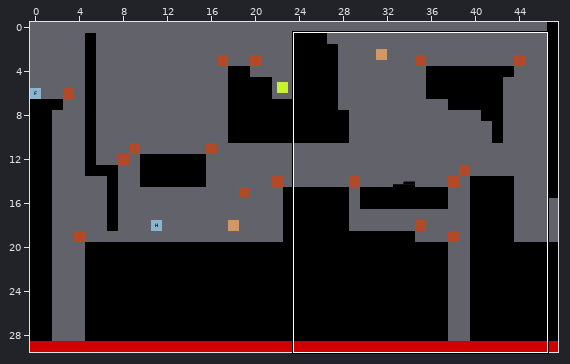
Two versions of a level (Tiled map (JSON), maps/level_02.json). The first picture is a wide view before the edit; the outline marks the close-up.
Close-up. Before the commit:
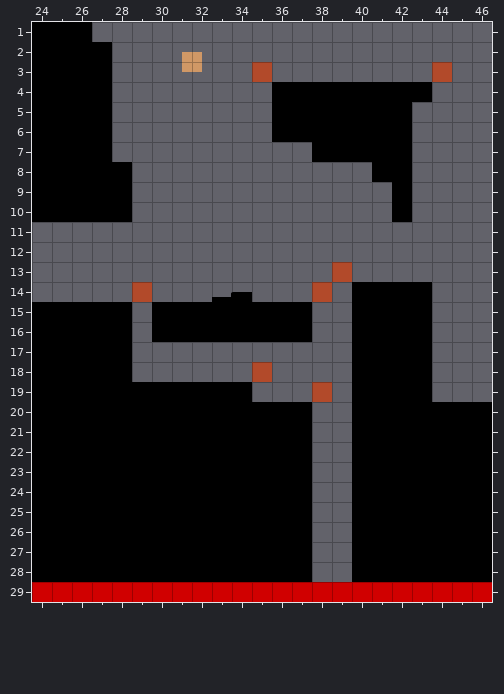
Cells are 64x64 px. Shown: x 24..46, y 1..29. The commit also changed other parts of the map, which this record leaves out.
New version:
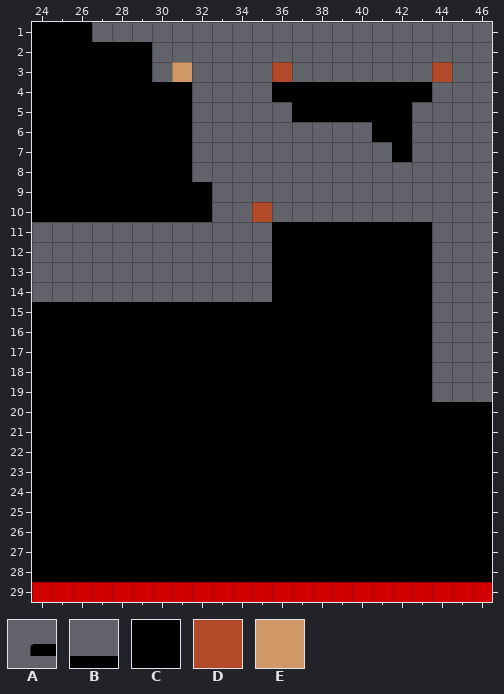
Key: from "placeholder_test": A 126, B 164; from "tileset": C 78, D 81, E 85.
_ is an empty cell.
Objects are placed by their top-left corner, in cells (3,4 is the top-left corner of cell 3,4); size is 1x1 cell unless given.
Difference:
Layer "layer_limits":
y 3: x 35..36 D_ -> _D
y 10: x 35 _ -> D
y 13: x 39 D -> _
y 14: x 29 D -> _; x 38 D -> _
y 19: x 38 D -> _
Layer "layer_platforms":
y 2..3: x 28..29 __ -> CC
y 4: x 28..31 ____ -> CCCC
y 5: x 28..31 ____ -> CCCC; x 36 C -> _
y 6: x 28..31 ____ -> CCCC; x 36..40 CCCCC -> _____
y 7: x 28..31 ____ -> CCCC; x 38..41 CCCC -> ____
y 8: x 29..31 ___ -> CCC; x 41..42 CC -> __
y 9..10: x 29..32 ____ -> CCCC; x 42 C -> _
y 11..13: x 36..43 ________ -> CCCCCCCC
y 14: x 36..39 ____ -> CCCC
y 15..16: x 29 _ -> C; x 38..39 __ -> CC
y 17..18: x 29..39 ___________ -> CCCCCCCCCCC
y 19: x 35..39 _____ -> CCCCC
y 20..28: x 38..39 __ -> CC
Layer "Box":
added: E at 31,3
removed: E at 31.5,2.5
Layer "Button":
removed: A at 33,14 size 2x1
Layer "ButtonBase":
removed: B at 33,14 size 2x1
